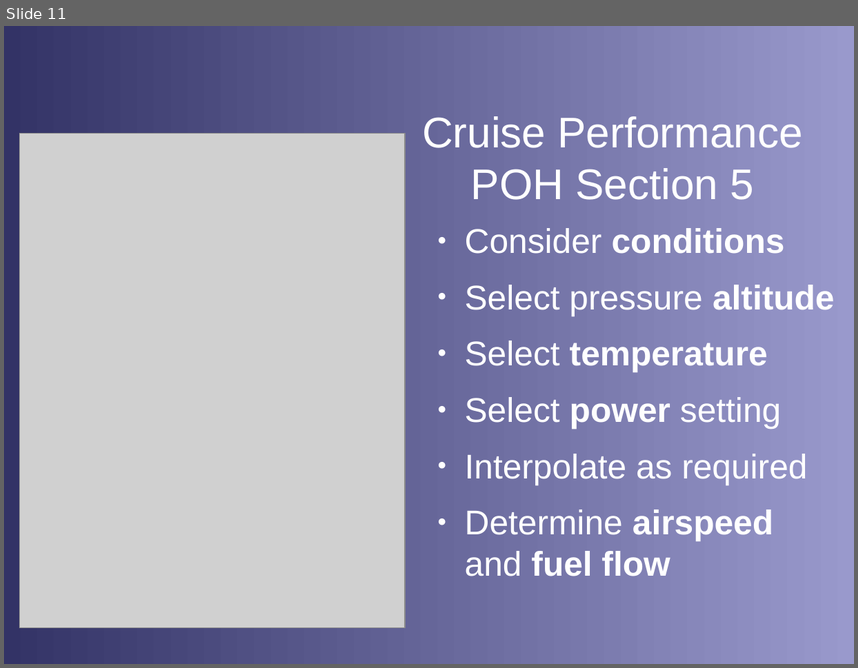
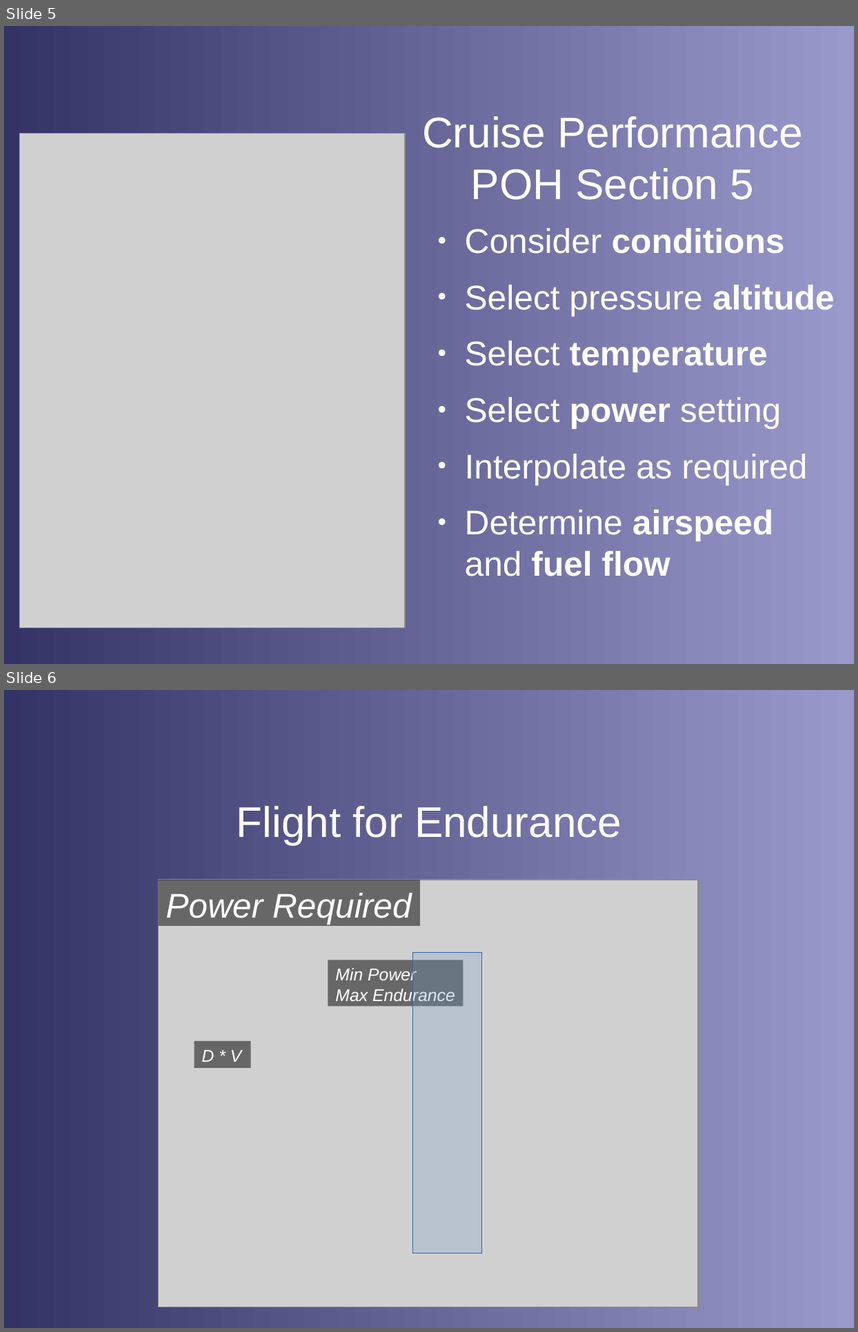
Before and after one commit to stephanheinemann/flight, a slide deck: FI/RangeAndEndurance/RangeAndEndurance.odp. Shown one above the other, each under a label of ours: slide 11 before the commit, slides 5 and 6 after it. The pictures are 858x668 and 858x1332 pixels, drawn with LibreOffice and Linux fonts; fonts in the diff are those of the drawing; grey boxes stand for pictures; background and template pictures are left out. Boxes give left, top, right and bottom in pixels: in the first picture for what was removed or moved away, otherwise in the second. Text is boxed around its words. In the diff, an @@ line names an element or a change of style, - is before the commit and + after.

```diff
--- a/FI/RangeAndEndurance/RangeAndEndurance.odp
+++ b/FI/RangeAndEndurance/RangeAndEndurance.odp
@@ slide 6 added at [4, 690, 854, 1328], background gradient #333366 to #9999CC @@
@@ title added at [237, 806, 622, 845], 40 pt, text #FFFFFF @@
+Flight for Endurance
@@ picture added at [159, 880, 698, 1307] @@
@@ rectangle added at [159, 880, 420, 926], fill #000000 at 50% opacity, 32 pt, text #FFFFFF, italic @@
+Power Required
@@ rectangle added at [413, 952, 482, 1253], fill #729FCF at 25% opacity, outline #3465A4 0 pt @@
@@ rectangle added at [328, 960, 463, 1006], fill #000000 at 50% opacity, 16 pt, text #FFFFFF, italic @@
+Min Power
+Max Endurance
@@ rectangle added at [194, 1041, 251, 1068], fill #000000 at 50% opacity, 16 pt, text #FFFFFF, italic @@
+D * V
@@ what was slide 11 is now slide 5 @@
```
Also in this commit, not shown: 4 slides changed, 3 other slides added, 1 other file.
